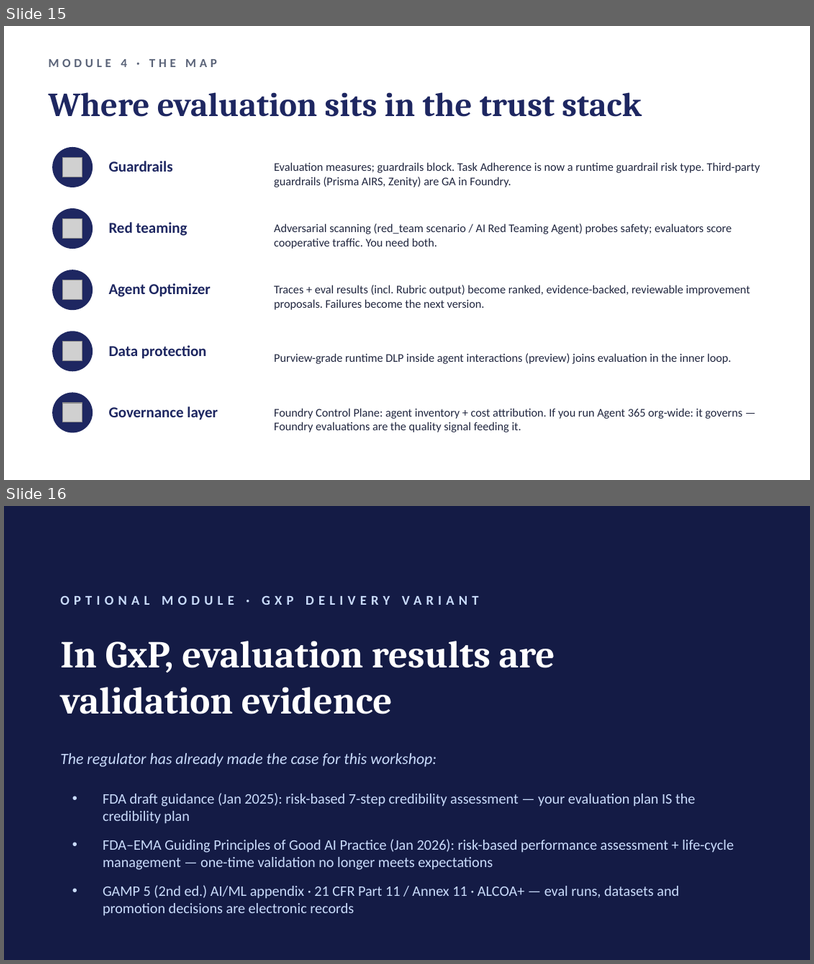
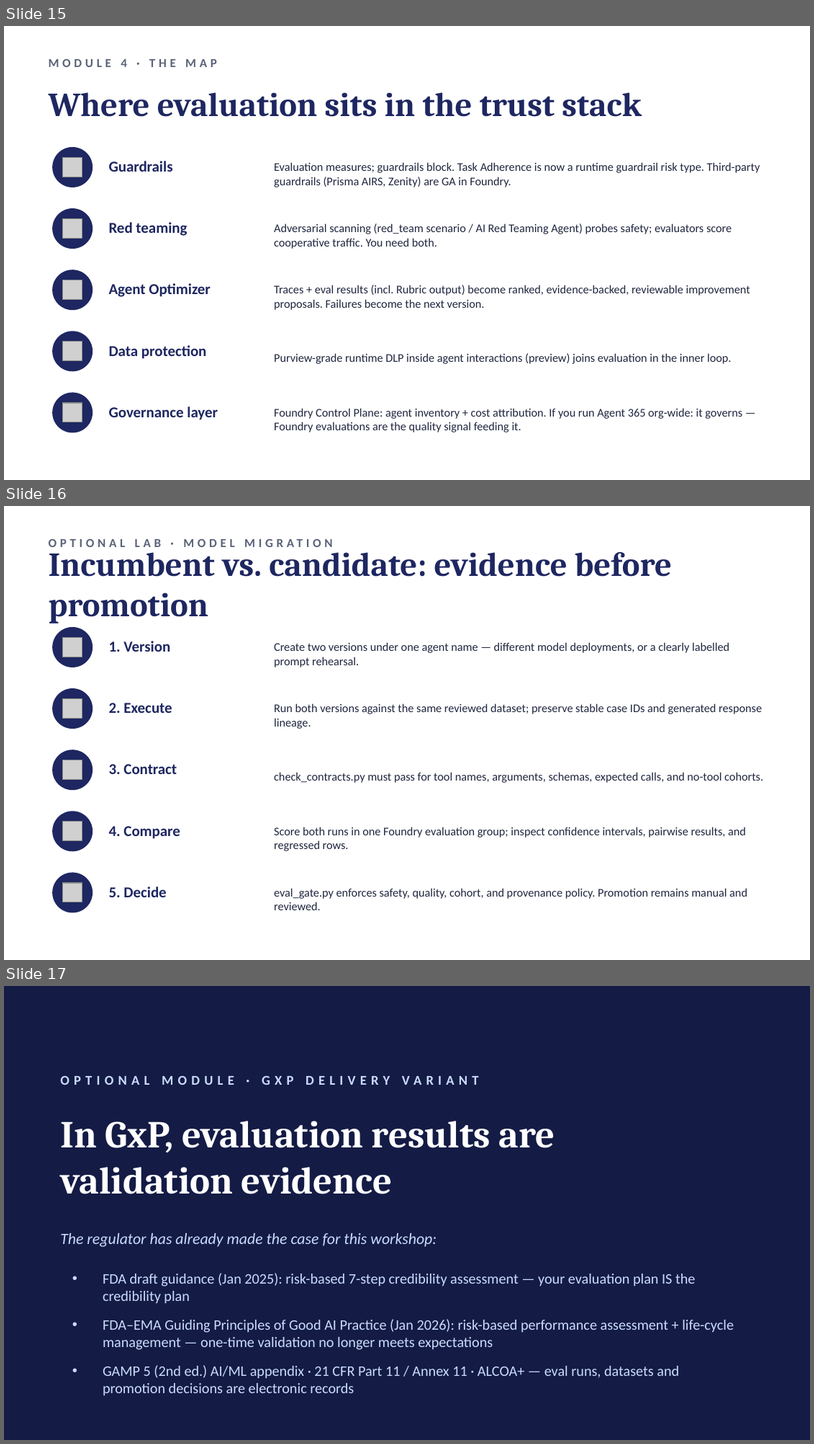
Before and after one commit to jplummer01/foundry-evaluations-workshop, a slide deck: slides/foundry-evals-workshop-deck.pptx. Shown one above the other, each under a label of ours: slides 15 and 16 before the commit, slides 15, 16 and 17 after it. The pictures are 814x964 and 814x1444 pixels, drawn with LibreOffice and Linux fonts; fonts in the diff are those of the drawing; grey boxes stand for pictures. Boxes give left, top, right and bottom in pixels: in the first picture for what was removed or moved away, otherwise in the second. Text is boxed around its words. In the diff, an @@ line names an element or a change of style, - is before the commit and + after.

Commit message:
feat: bring model migration evaluation strategy to life
- export normalized Foundry evaluation artifacts and provenance
- add deterministic contract checks and offline promotion policies
- enhance datasets and CI comparison workflows
- document live smoke testing and migration lab workflows
- update workshop deck with evidence, gating, and migration guidance

```diff
--- a/slides/foundry-evals-workshop-deck.pptx
+++ b/slides/foundry-evals-workshop-deck.pptx
@@ slide 16 added at <box>4,506,810,960</box>, background #FFFFFF @@
@@ text added at <box>49,546,672,623</box>, 30 pt, text #1E2761, bold @@
+Incumbent vs. candidate: evidence before promotion
@@ ellipse added at <box>52,627,93,667</box>, fill #1E2761 @@
@@ picture added at <box>63,638,82,656</box> @@
@@ text added at <box>109,641,170,651</box>, 13.5 pt, text #1E2761, bold @@
+1. Version
@@ text added at <box>274,642,730,667</box>, 10.5 pt, text #20263F @@
+Create two versions under one agent name — different model deployments, or a clearly labelled prompt rehearsal.
@@ text added at <box>538,642,568,651</box>, 11 pt, text #5A6378, bold @@
+OPTIONAL LAB · MODEL MIGRATION
@@ ellipse added at <box>52,688,93,728</box>, fill #1E2761 @@
@@ picture added at <box>63,699,82,718</box> @@
@@ text added at <box>109,703,172,713</box>, 13.5 pt, text #1E2761, bold @@
+2. Execute
@@ text added at <box>274,703,762,728</box>, 10.5 pt, text #20263F @@
+Run both versions against the same reviewed dataset; preserve stable case IDs and generated response lineage.
@@ ellipse added at <box>52,749,93,790</box>, fill #1E2761 @@
@@ picture added at <box>63,760,82,780</box> @@
@@ text added at <box>109,764,177,774</box>, 13.5 pt, text #1E2761, bold @@
+3. Contract
@@ text added at <box>274,772,764,782</box>, 10.5 pt, text #20263F @@
+check_contracts.py must pass for tool names, arguments, schemas, expected calls, and no-tool cohorts.
@@ ellipse added at <box>52,811,93,851</box>, fill #1E2761 @@
@@ picture added at <box>63,821,82,841</box> @@
@@ text added at <box>109,826,180,839</box>, 13.5 pt, text #1E2761, bold @@
+4. Compare
@@ text added at <box>274,826,746,851</box>, 10.5 pt, text #20263F @@
+Score both runs in one Foundry evaluation group; inspect confidence intervals, pairwise results, and regressed rows.
@@ ellipse added at <box>52,872,93,912</box>, fill #1E2761 @@
@@ picture added at <box>63,883,82,902</box> @@
@@ text added at <box>109,886,166,897</box>, 13.5 pt, text #1E2761, bold @@
+5. Decide
@@ text added at <box>274,888,748,910</box>, 10.5 pt, text #20263F @@
+eval_gate.py enforces safety, quality, cohort, and provenance policy. Promotion remains manual and reviewed.
@@ what was slide 16 is now slide 17 @@
```
Also in this commit, not shown: 5 slides changed.
